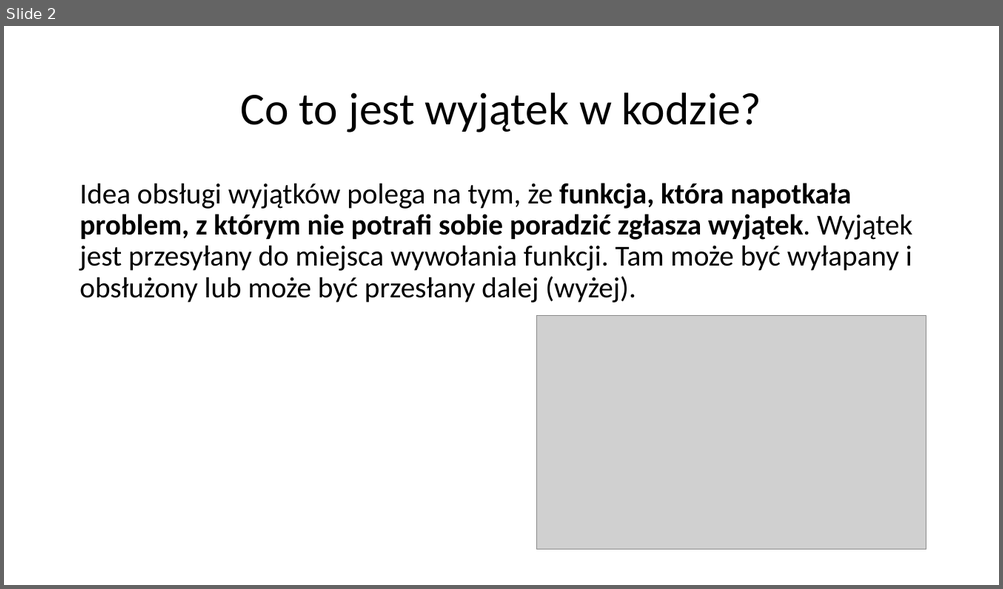
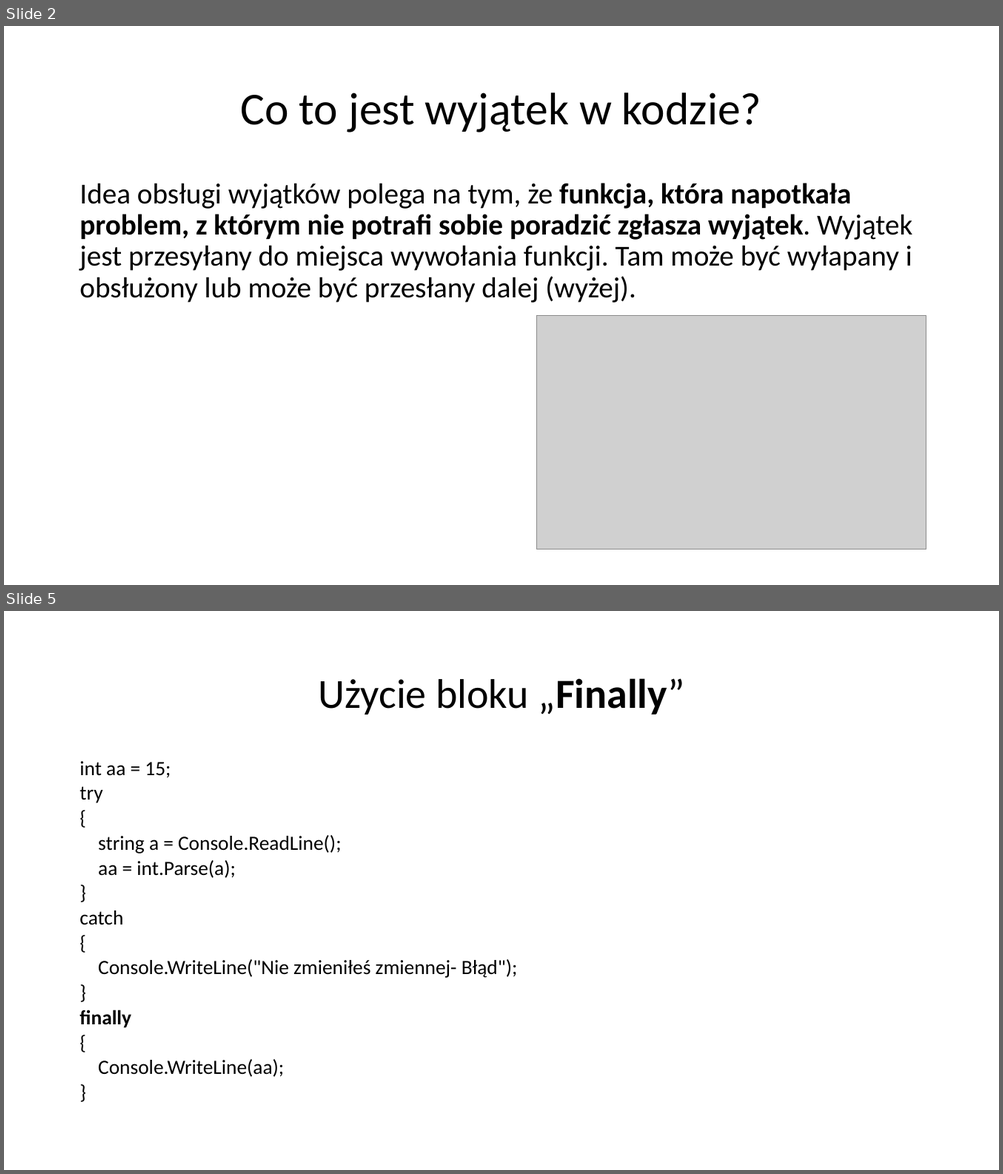
Before and after one commit to markow1997/AdvanceProgrammingTechniques_2223, a slide deck: MichalBaranski/Programuje-z-uzyciem-wyjatkow-Baranski.pptx. Shown one above the other, each under a label of ours: slide 2 before the commit, slides 2 and 5 after it; the slides between them are not shown. The pictures are 1003x589 and 1003x1174 pixels, drawn with LibreOffice and Linux fonts; fonts in the diff are those of the drawing; grey boxes stand for pictures. Boxes give left, top, right and bottom in pixels: in the first picture for what was removed or moved away, otherwise in the second. Text is boxed around its words. In the diff, an @@ line names an element or a change of style, - is before the commit and + after.

```diff
--- a/MichalBaranski/Programuje-z-uzyciem-wyjatkow-Baranski.pptx
+++ b/MichalBaranski/Programuje-z-uzyciem-wyjatkow-Baranski.pptx
@@ slide 5 added at box(4, 611, 999, 1170), background #FFFFFF @@
@@ title added at box(318, 678, 685, 715), 40 pt, text #000000 @@
+Użycie bloku „Finally”
@@ text added at box(79, 761, 518, 1077), 19.6 pt, text #000000 @@
+int aa = 15;
+try
+{
+string a = Console.ReadLine();
+aa = int.Parse(a);
+}
+catch
+{
+Console.WriteLine("Nie zmieniłeś zmiennej- Błąd");
+}
+finally
+{
+Console.WriteLine(aa);
+}
```
Also in this commit, not shown: 6 other slides added.
